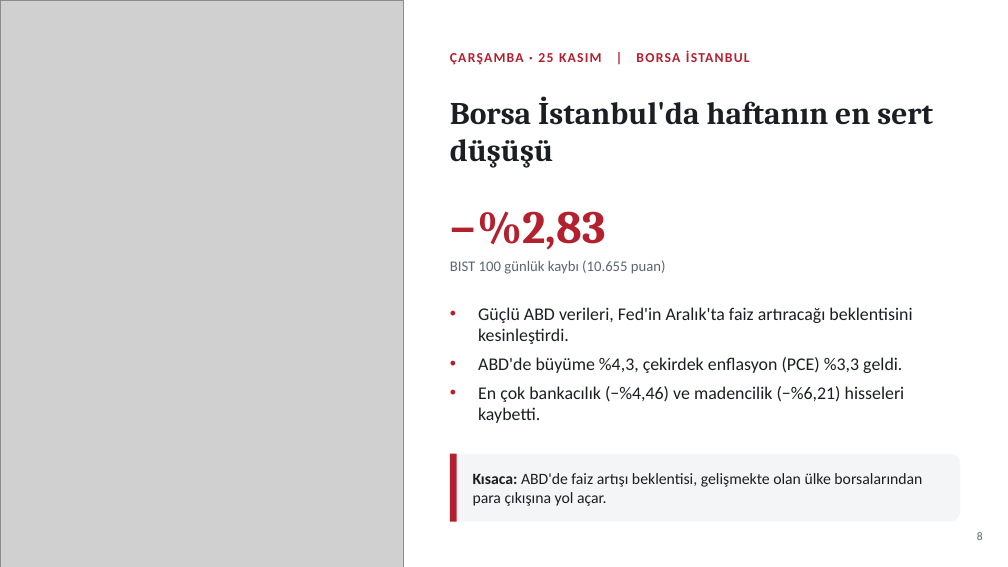
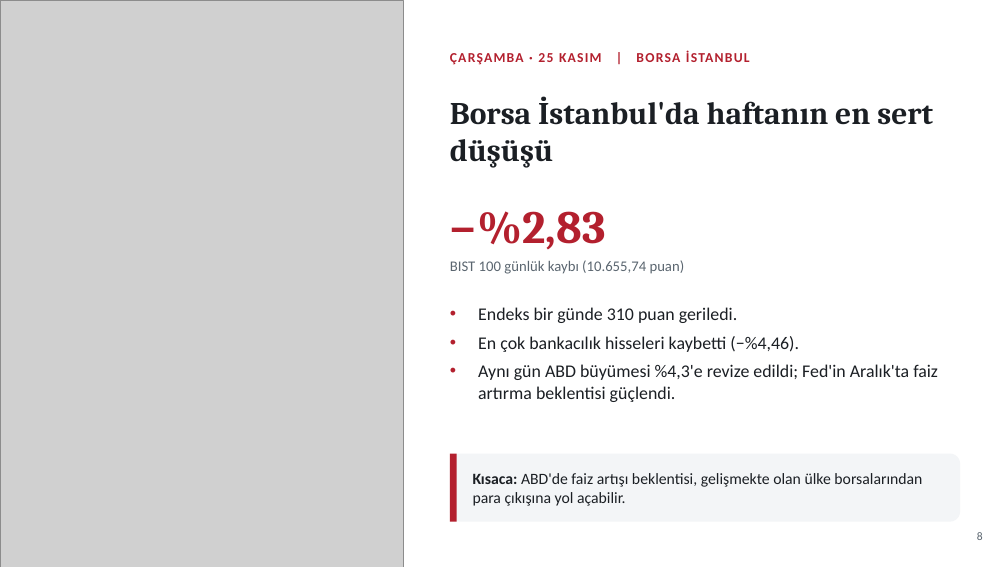
Before and after one commit to likyastudio/ikya-studios-ad, a slide deck: slide 8 of sunum/Haftalik_Ekonomi_Gundemi_Sade.pptx. Drawn at 1008x567 pixels with LibreOffice and Linux fonts; fonts in the diff are those of the drawing; grey boxes stand for pictures. Boxes give left, top, right and bottom in pixels: in the first picture for what was removed or moved away, otherwise in the second. Text is boxed around its words. In the diff, an @@ line names an element or a change of style, - is before the commit and + after.

```diff
--- a/sunum/Haftalik_Ekonomi_Gundemi_Sade.pptx
+++ b/sunum/Haftalik_Ekonomi_Gundemi_Sade.pptx
@@ text at (450, 260, 685, 274): text changed @@
-BIST 100 günlük kaybı (10.655 puan)
+BIST 100 günlük kaybı (10.655,74 puan)
@@ text at (478, 307, 938, 402): text changed @@
-• Güçlü ABD verileri, Fed'in Aralık'ta faiz artıracağı beklentisini kesinleştirdi.
-• ABD'de büyüme %4,3, çekirdek enflasyon (PCE) %3,3 geldi.
-• En çok bankacılık (−%4,46) ve madencilik (−%6,21) hisseleri kaybetti.
+• Endeks bir günde 310 puan geriledi.
+• En çok bankacılık hisseleri kaybetti (−%4,46).
+• Aynı gün ABD büyümesi %4,3'e revize edildi; Fed'in Aralık'ta faiz artırma beklentisi güçlendi.
@@ text at (473, 473, 922, 506): text changed @@
-Kısaca: ABD'de faiz artışı beklentisi, gelişmekte olan ülke borsalarından para çıkışına yol açar.
+Kısaca: ABD'de faiz artışı beklentisi, gelişmekte olan ülke borsalarından para çıkışına yol açabilir.
```
Also in this commit, not shown: 14 other slides changed, 1 slide added, 1 slide removed.
